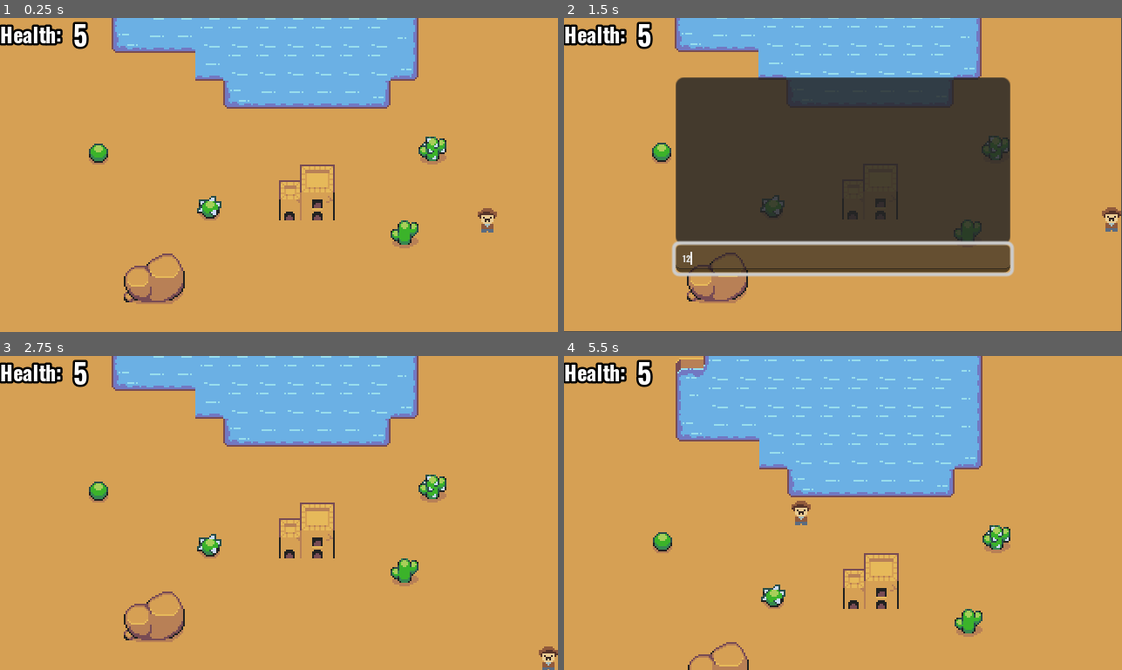
Above: before the commit, frames 1-4 (two rows, left to right).
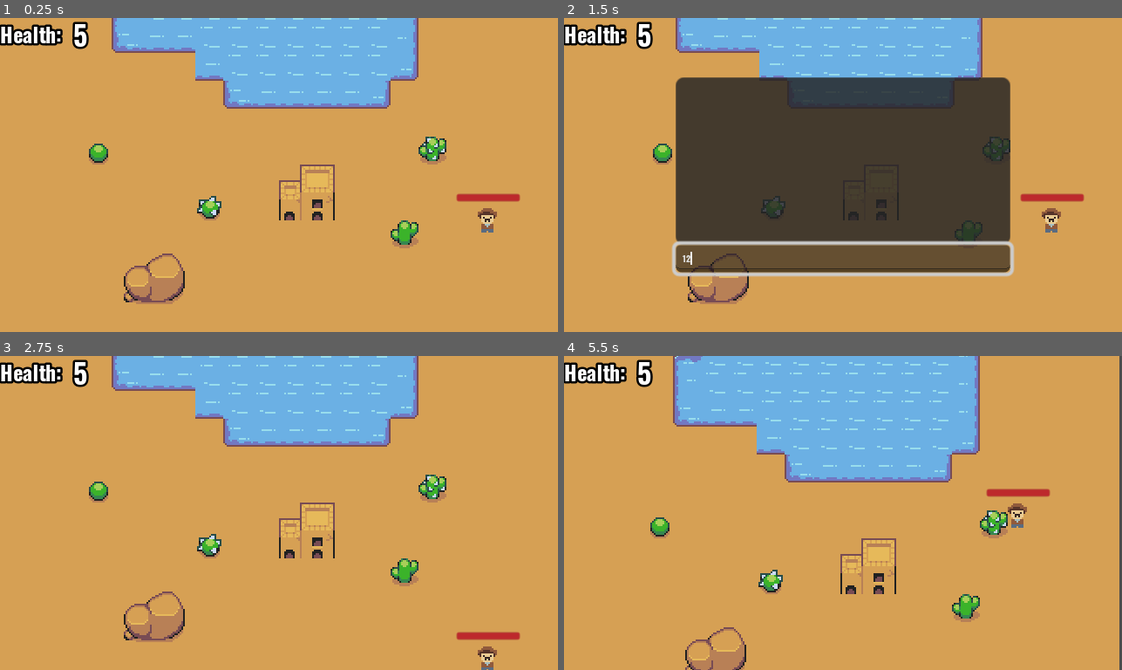
Above: after the commit, the same moments.

Repository: AlexPham0209/tank-turmoil
Game: Godot game, scene res://src/scenes/round.tscn
The game is run twice, just before and just after one commit, with the same random seed, the same clock (stepped at 60 frames per second) and the same inputs. This scene is started directly instead of the project's main scene.
Inputs (mouse positions are in pixels of both pictures, inside the frame that each line leads up to):
- Up to frame 1 (0.25 s): no input
- Up to frame 2 (1.5 s): tap Enter at 0.5 s; move the mouse to (965, 159) at 0.52 s; hold D (right) 0.53-1.25 s; hold Tab (chat) 0.53-1.25 s; click (843, 259) at 1.27 s; type "12" at 1.35 s
- Up to frame 3 (2.75 s): tap Space at 2 s; move the mouse to (167, 528) at 2.02 s; hold S (down) from 2.03 s (still down); tap Tab (chat) at 2.1 s
- Up to frame 4 (5.5 s): tap Enter at 2.75 s; move the mouse to (898, 443) at 2.77 s; release S (down) at 2.78 s; hold D (right) 2.78-3.53 s; hold Tab (chat) 2.78-3.53 s; click (898, 443) at 2.85 s; tap Space at 3.5 s; move the mouse to (815, 575) at 3.52 s; hold W (up) 3.53-4.28 s; tap Tab (chat) at 3.6, 5.3 s; move the mouse to (1010, 560) at 4.27 s; hold Tab (chat) 4.28-5.03 s; hold A (left) from 4.28 s (still down); move the mouse to (675, 465) at 5.02 s; click (675, 465) at 5.1 s

The runs differ from the first frame. In frame 1, 0.3% of the frame differs, in the area x 81-94%, y 55-59%; in frame 2, 2.6%; in frame 3, 0.7%; in frame 4, 11%, in the area x 15-100%, y 0-100%.

Commit message:
Added health

Diff:
--- a/project.godot
+++ b/project.godot
@@ -72,3 +72,5 @@
 [rendering]
 
 textures/canvas_textures/default_texture_filter=0
+textures/vram_compression/import_s3tc_bptc=true
+textures/vram_compression/import_etc2_astc=true
--- a/src/scenes/game.tscn
+++ b/src/scenes/game.tscn
@@ -133,6 +133,5 @@
 "": SubResource("AnimationLibrary_6rph1")
 }
 
-[connection signal="text_submitted" from="UI/TextEdit" to="." method="_on_text_edit_text_submitted"]
-[connection signal="text_submitted" from="UI/TextEdit" to="UI" method="_on_text_edit_text_submitted"]
+[connection signal="text_changed" from="UI/TextEdit" to="." method="_on_text_edit_text_changed"]
 [connection signal="pressed" from="UI/Join" to="." method="_on_join_pressed"]
--- a/src/scenes/player.tscn
+++ b/src/scenes/player.tscn
@@ -38,6 +38,9 @@
 properties/8/path = NodePath("Camera2D:limit_bottom")
 properties/8/spawn = true
 properties/8/replication_mode = 1
+properties/9/path = NodePath("HealthBar:value")
+properties/9/spawn = true
+properties/9/replication_mode = 1
 
 [sub_resource type="SceneReplicationConfig" id="SceneReplicationConfig_bow3e"]
 properties/0/path = NodePath(".:direction")
@@ -49,6 +52,13 @@
 
 [sub_resource type="CircleShape2D" id="CircleShape2D_lcwkk"]
 radius = 6.0
+
+[sub_resource type="StyleBoxFlat" id="StyleBoxFlat_lk0bc"]
+bg_color = Color(0.74, 0.1628, 0.17242, 1)
+corner_radius_top_left = 1
+corner_radius_top_right = 1
+corner_radius_bottom_right = 1
+corner_radius_bottom_left = 1
 
 [node name="Player" type="CharacterBody2D"]
 collision_layer = 4
@@ -79,9 +89,9 @@
 
 [node name="NameLabel" type="Label" parent="."]
 offset_left = -10.0
-offset_top = -17.0
+offset_top = -31.0
 offset_right = 11.0
-offset_bottom = -7.0
+offset_bottom = -21.0
 theme_override_constants/outline_size = 2
 theme_override_fonts/font = ExtResource("4_4fq25")
 theme_override_font_sizes/font_size = 5
@@ -104,3 +114,12 @@
 
 [node name="CollisionShape2D" type="CollisionShape2D" parent="Hurtbox"]
 shape = SubResource("CircleShape2D_lcwkk")
+
+[node name="HealthBar" type="ProgressBar" parent="."]
+offset_left = -18.0
+offset_top = -15.0
+offset_right = 18.0
+offset_bottom = -11.0
+theme_override_styles/fill = SubResource("StyleBoxFlat_lk0bc")
+value = 50.0
+show_percentage = false
--- a/src/scripts/bullet.gd
+++ b/src/scripts/bullet.gd
@@ -10,11 +10,12 @@
 func _ready() -> void:
 	hitbox.id = id
 
+	if is_multiplayer_authority():
+		timer.start()
+
 # Called every frame. 'delta' is the elapsed time since the previous frame.
 func _physics_process(delta: float) -> void:
 	self.position += direction * speed * delta
-	if is_multiplayer_authority():
-		timer.start()
 
 func _on_timer_timeout() -> void:
 	if is_multiplayer_authority():
--- a/src/scripts/chat.gd
+++ b/src/scripts/chat.gd
@@ -2,6 +2,8 @@
 
 var message_box : PackedScene = preload("res://src/scenes/message.tscn")
 @onready var messages : VBoxContainer = $ScrollContainer/VBoxContainer
+
+signal update_chat(is_open : bool)
 
 func _ready() -> void:
 	visible = false
@@ -18,3 +20,4 @@
 func _input(event: InputEvent) -> void:
 	if event.is_action_pressed("chat"):
 		visible = !visible
+		update_chat.emit(visible)
--- a/src/scripts/game.gd
+++ b/src/scripts/game.gd
@@ -44,6 +44,9 @@
 	start_game()
 
 func _on_join_pressed() -> void:
+	if MultiplayerManager.player_info.name == "":
+		return
+
 	if MultiplayerManager.join_game() != OK:
 		print("Server not found")
 		return
@@ -63,3 +66,7 @@
 	animation_player.play_backwards("fade")
 
 	ui.show()
+
+
+func _on_text_edit_text_changed(new_text: String) -> void:
+	MultiplayerManager.player_info.name = new_text
--- a/src/scripts/player.gd
+++ b/src/scripts/player.gd
@@ -18,6 +18,9 @@
 @onready var sprite : Sprite2D = $Sprite2D
 @onready var bullet_spawn : Marker2D = $Aim/Marker2D
 @onready var hurtbox : Hurtbox = $Hurtbox
+@onready var health_bar : ProgressBar = $HealthBar
+
+var is_chat_open : bool = false
 
 enum State {
 	WAIT,
@@ -37,6 +40,9 @@
 @export var health : float = 0 :
 	set(value):
 		health = clamp(value, 0, max_health)
+		if health_bar != null:
+			health_bar.value = int((value / max_health) * 100)
+
 		if id == multiplayer.get_unique_id():
 			Signals.update_health.emit(health)
 
@@ -64,6 +70,9 @@
 		camera.make_current()
 
 func _physics_process(delta: float) -> void:
+	if is_chat_open:
+		return
+
 	aim.rotation = (player_input.mouse_position - global_position).normalized().angle()
 	if player_input.direction.x != 0:
 		sprite.flip_h = player_input.direction.x > 0
@@ -90,6 +99,7 @@
 
 func on_take_damage(hitbox : Hitbox) -> void:
 	health -= hitbox.damage
+	print(health_bar.value)
 
 	if health <= 0:
 		if id == multiplayer.get_unique_id():
@@ -98,3 +108,10 @@
 
 		death.emit(self)
 		queue_free()
+
+func on_update_chat_rpc(value : bool) -> void:
+	on_update_chat.rpc(value)
+
+@rpc("any_peer", "call_local")
+func on_update_chat(value : bool) -> void:
+	is_chat_open = value
--- a/src/scripts/round.gd
+++ b/src/scripts/round.gd
@@ -7,6 +7,7 @@
 @onready var top_left : Marker2D = $Bounds/TopLeft
 @onready var bottom_right : Marker2D = $Bounds/BottomRight
 @onready var winner : Label = $UI/Winner
+@onready var chat = $UI/Chat
 
 var player : PackedScene = preload("res://src/scenes/player.tscn")
 
@@ -44,6 +45,7 @@
 	instance.username = player_info.name
 	instance.global_position = position
 	instance.death.connect(player_killed)
+	chat.update_chat.connect(instance.on_update_chat_rpc)
 	instance.bullet_path = bullets
 
 	instance.top_left = top_left
--- a/src/scripts/winning_screen.gd
+++ b/src/scripts/winning_screen.gd
@@ -5,8 +5,13 @@
 # Called when the node enters the scene tree for the first time.
 func _ready() -> void:
 	var players = GameManager.scores.keys()
+	if multiplayer.get_peers().size() <= 0:
+		GameManager.reset()
+		MultiplayerManager.disconnect_players()
+		MultiplayerManager.change_level.emit(load("res://src/scenes/lobby.tscn"))
+		return
+
 	players.sort_custom(func(a, b): return GameManager.scores[a]["wins"] > GameManager.scores[b]["wins"])
-	print(players)
 
 	label.text = "%s Wins The Game" % GameManager.scores[players[0]]["name"]
 	await get_tree().create_timer(2.0).timeout
--- a/src/singletons/multiplayer_manager.gd
+++ b/src/singletons/multiplayer_manager.gd
@@ -1,7 +1,7 @@
 extends Node
 
-const PORT : int = 9000
-const DEFAULT_SERVER_IP = "127.0.0.1"
+const PORT : int = 3017
+const DEFAULT_SERVER_IP = "localhost"
 const MAX_CONNECTIONS = 4
 
 signal player_connected(peer_id, player_info)
Not shown, changed: export_presets.cfg
Not shown: 1 places in src/scenes/player.tscn that only renumber resources
